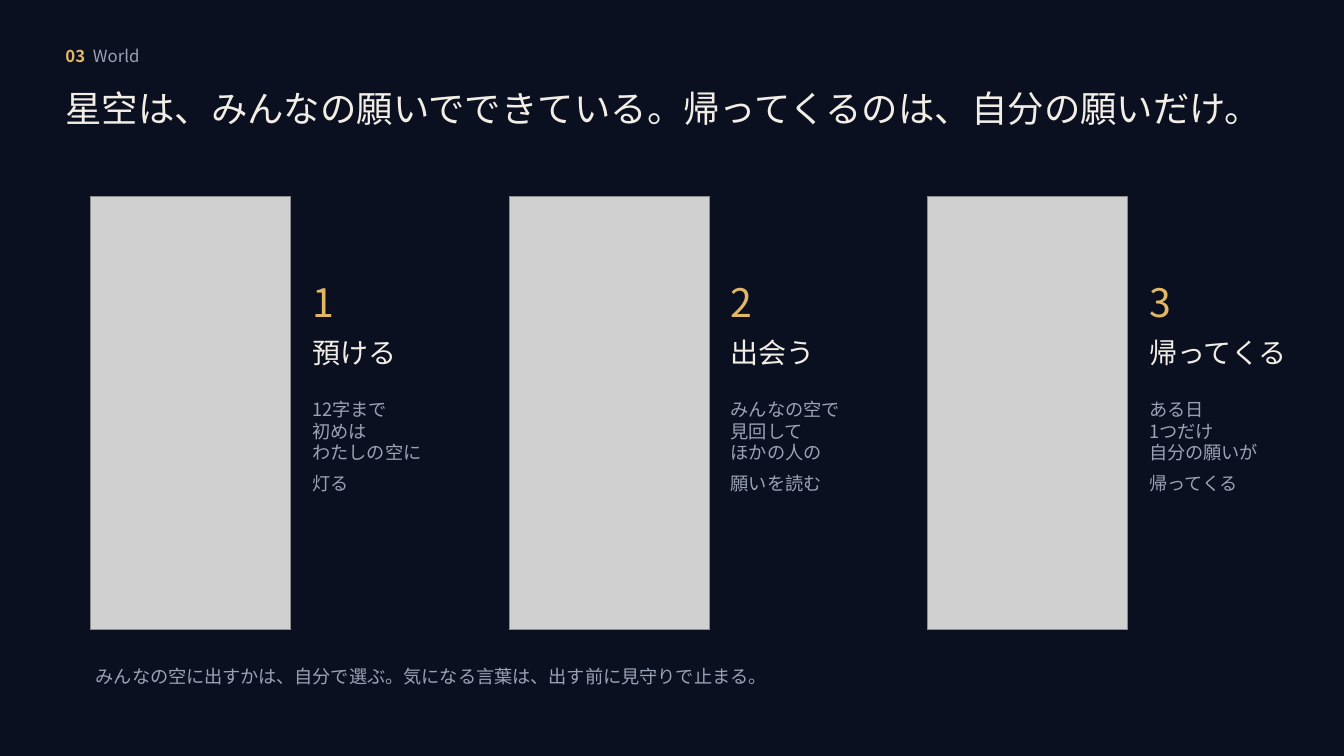
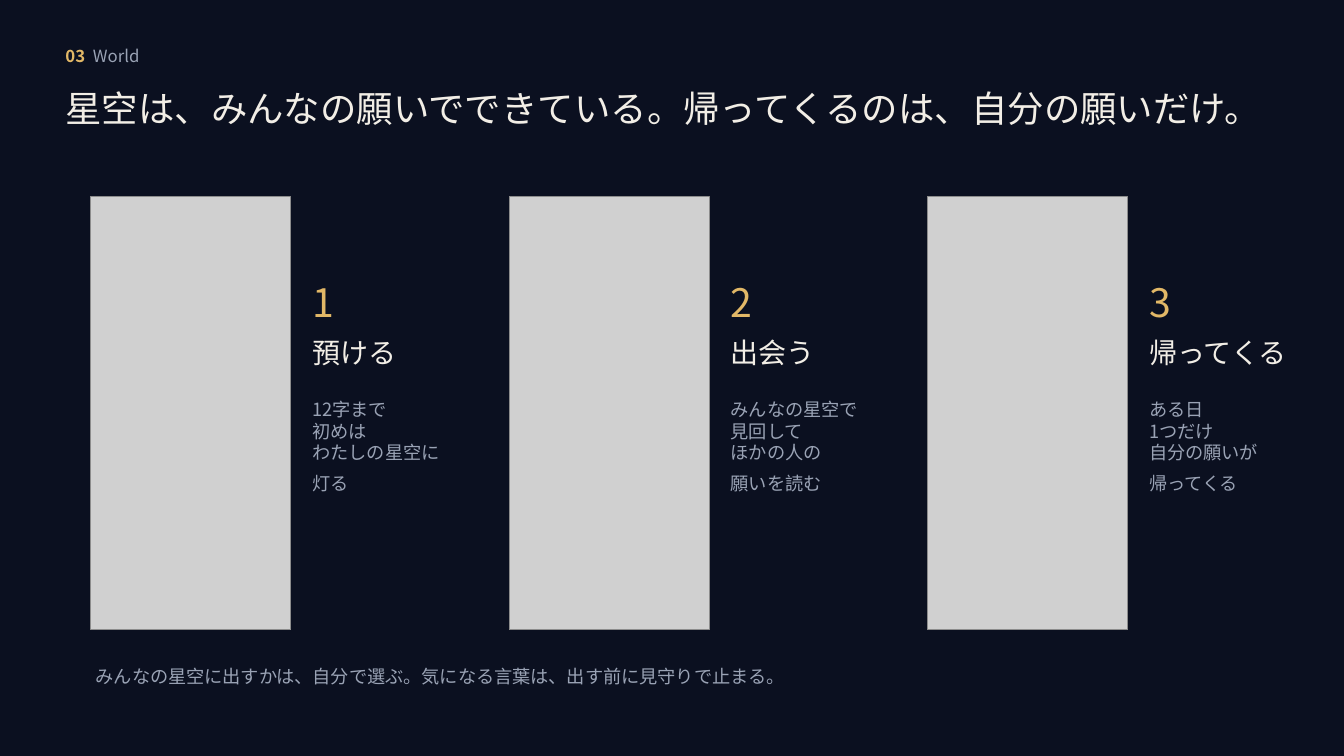
Before and after one commit to mai-san447/hello-earth-25143, a slide deck: slide 4 of deliverables/2026-10-11-gga-selection/MORUNE25143_GGAセレクション_2026-10-11.pptx. Drawn at 1344x756 pixels with LibreOffice and Linux fonts; fonts in the diff are those of the drawing; grey boxes stand for pictures. Boxes give left, top, right and bottom in pixels: in the first picture for what was removed or moved away, otherwise in the second. Text is boxed around its words. In the diff, an @@ line names an element or a change of style, - is before the commit and + after.

```diff
--- a/deliverables/2026-10-11-gga-selection/MORUNE25143_GGAセレクション_2026-10-11.pptx
+++ b/deliverables/2026-10-11-gga-selection/MORUNE25143_GGAセレクション_2026-10-11.pptx
@@ text at (x1=312, y1=401, x2=439, y2=492): text changed @@
-12字まで
-初めは
-わたしの空に
-灯る
+12字まで
+初めは
+わたしの星空に
+灯る
@@ text at (x1=731, y1=401, x2=858, y2=492): text changed @@
-みんなの空で
-見回して
-ほかの人の
-願いを読む
+みんなの星空で
+見回して
+ほかの人の
+願いを読む
@@ text at (x1=96, y1=668, x2=785, y2=685): text changed @@
-みんなの空に出すかは、自分で選ぶ。気になる言葉は、出す前に見守りで止まる。
+みんなの星空に出すかは、自分で選ぶ。気になる言葉は、出す前に見守りで止まる。
```
Also in this commit, not shown: 4 other slides changed, 3 other files.
